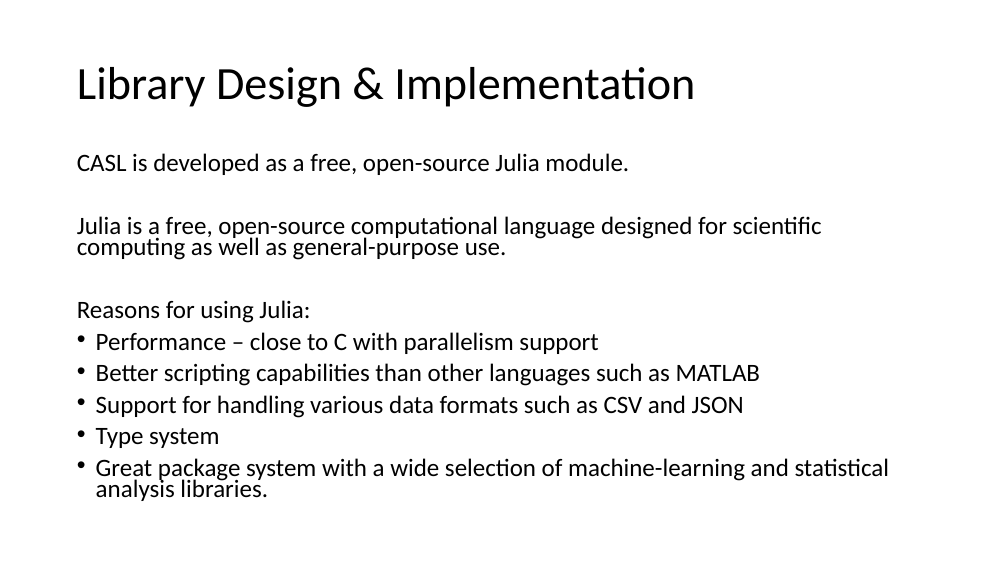
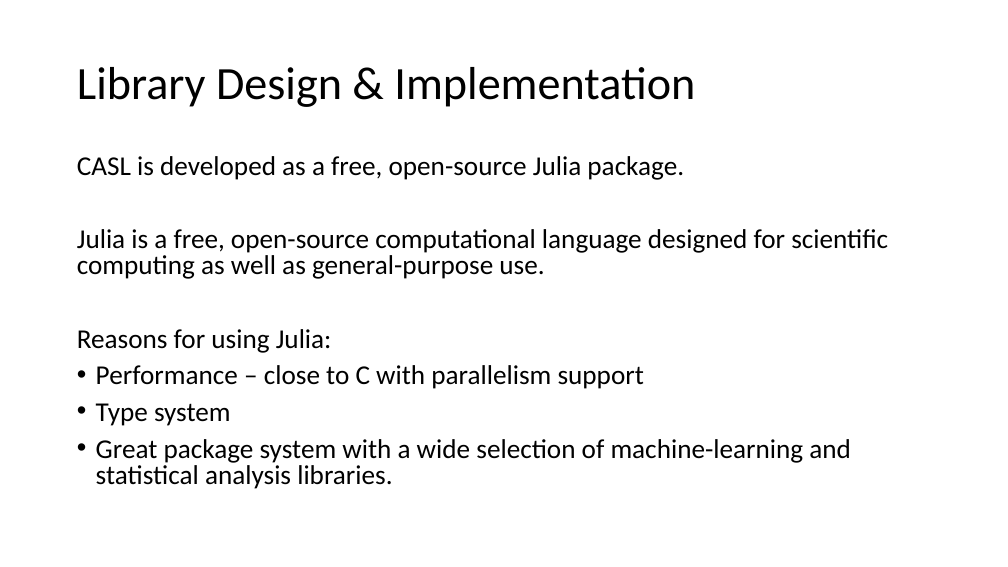
Before and after one commit to M-S-H/thesis, a slide deck: slide 15 of Defense.pptx (slide 17 before the commit). Drawn at 1008x567 pixels with LibreOffice and Linux fonts; fonts in the diff are those of the drawing. Boxes give left, top, right and bottom in pixels: in the first picture for what was removed or moved away, otherwise in the second. Text is boxed around its words. In the diff, an @@ line names an element or a change of style, - is before the commit and + after.

```diff
--- a/Defense.pptx
+++ b/Defense.pptx
@@ text at (x1=77, y1=156, x2=684, y2=180): text changed; size 23.8 to 25.9 pt @@
-CASL is developed as a free, open-source Julia module.
+CASL is developed as a free, open-source Julia package.
@@ text at (x1=77, y1=229, x2=888, y2=489): size 23.8 to 25.9 pt in "Julia is a free, open-source computational language ...", "Reasons for using Julia:", "Performance – close to C with parallelism ...", "Type system" and 1 more places; line spacing 0.7 to 0.8 @@
@@ text at (x1=96, y1=363, x2=761, y2=418): paragraphs removed @@
-• Better scripting capabilities than other languages such as MATLAB
-• Support for handling various data formats such as CSV and JSON
```
Also in this commit, not shown: 17 other slides changed, 1 slide added, 3 slides removed, 13 other files.
